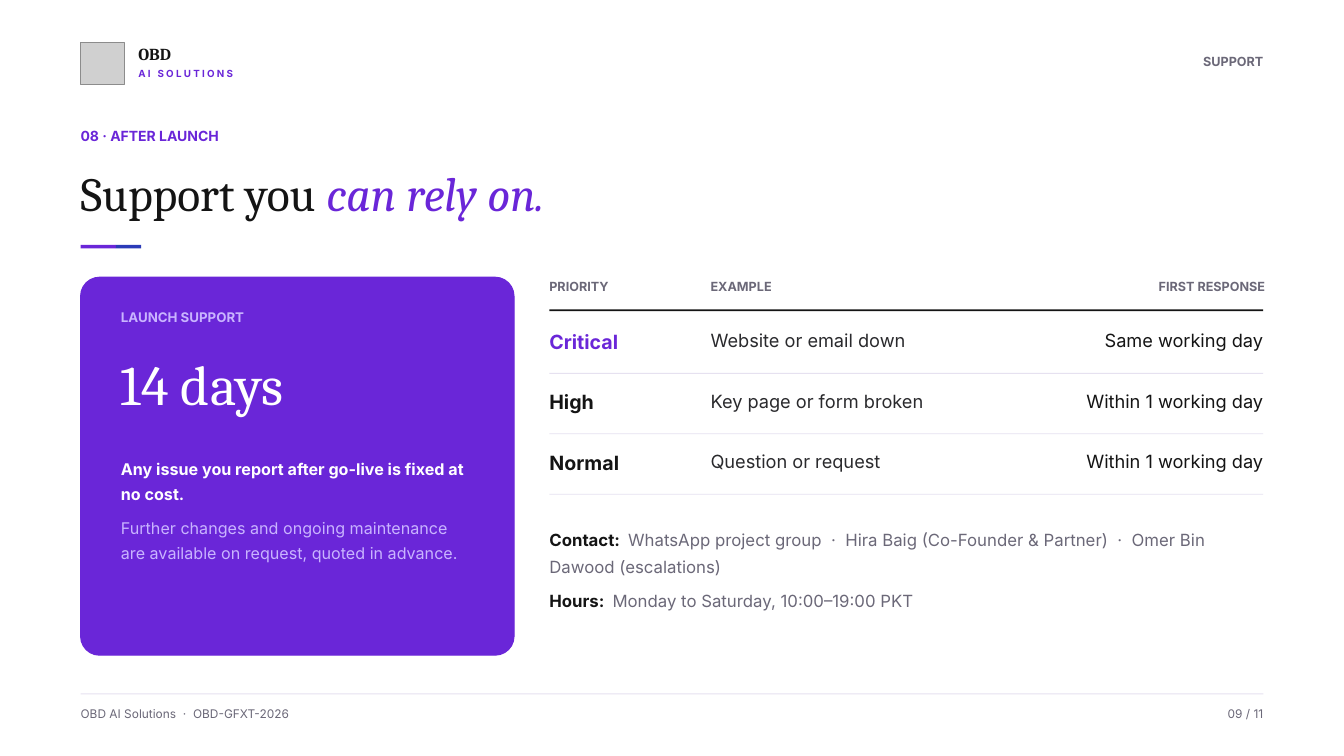
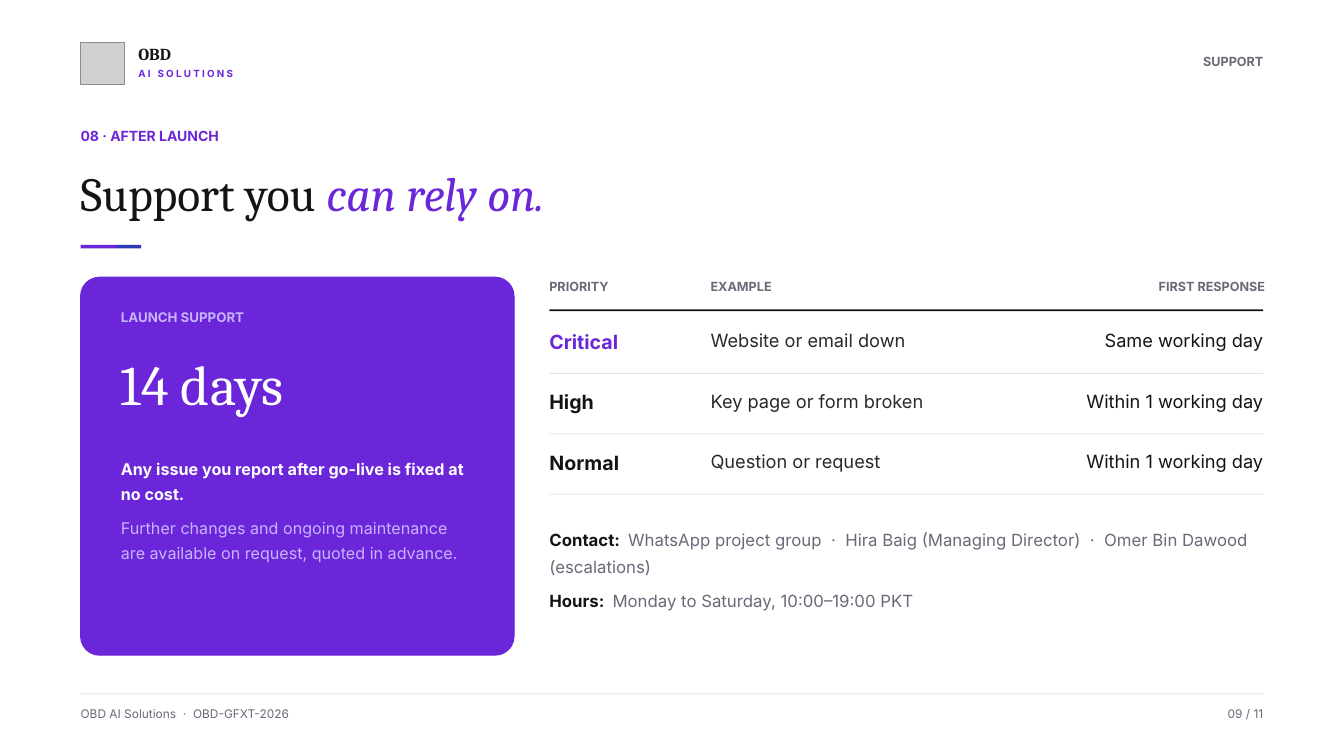
Before and after one commit to dev-qaamqaaj/website-docs, a slide deck: slide 9 of GFX-T Onboarding Kit/PPT/00 - Kickoff Deck.pptx. Drawn at 1344x756 pixels with LibreOffice and Linux fonts; fonts in the diff are those of the drawing; grey boxes stand for pictures. Boxes give left, top, right and bottom in pixels: in the first picture for what was removed or moved away, otherwise in the second. Text is boxed around its words. In the diff, an @@ line names an element or a change of style, - is before the commit and + after.

```diff
--- a/GFX-T Onboarding Kit/PPT/00 - Kickoff Deck.pptx
+++ b/GFX-T Onboarding Kit/PPT/00 - Kickoff Deck.pptx
@@ text at box(549, 533, 1247, 576): text changed @@
-Contact: WhatsApp project group · Hira Baig (Co-Founder & Partner) · Omer Bin Dawood (escalations)
+Contact: WhatsApp project group · Hira Baig (Managing Director) · Omer Bin Dawood (escalations)
```
Also in this commit, not shown: 2 other slides changed, 15 other files.
